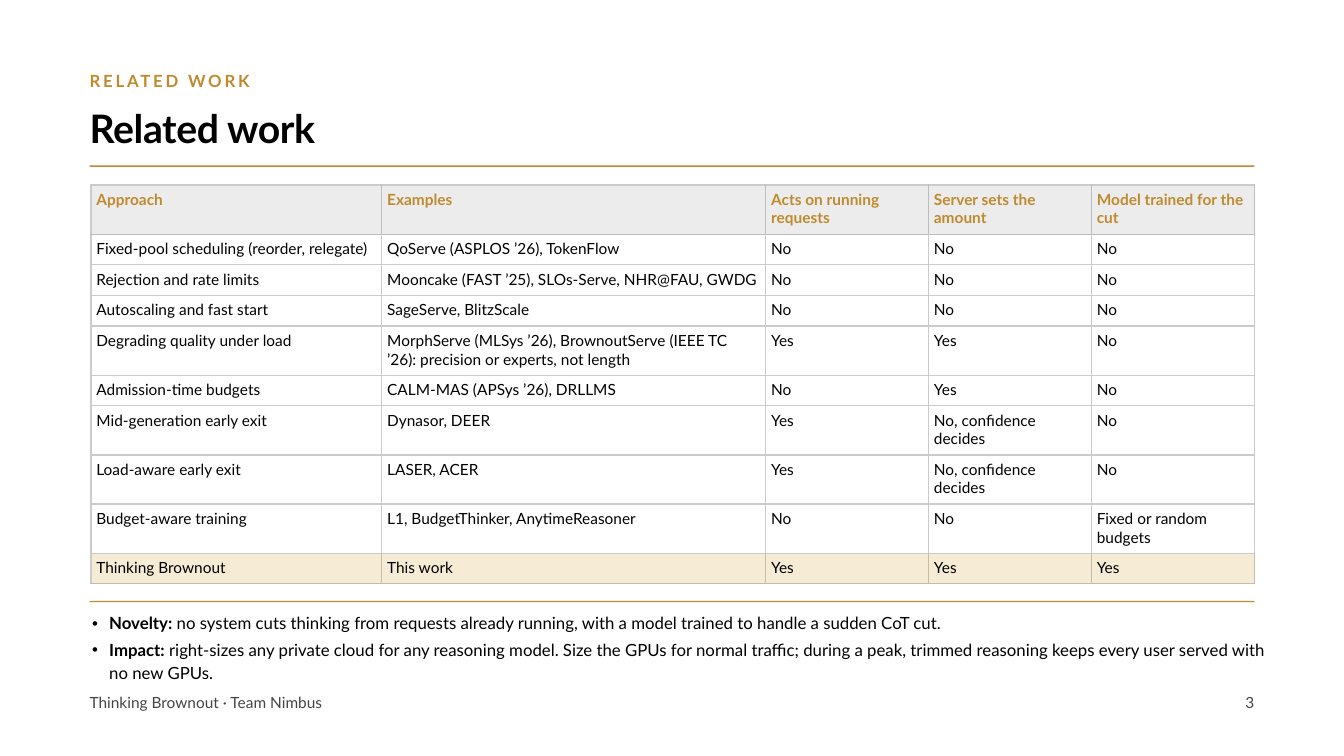
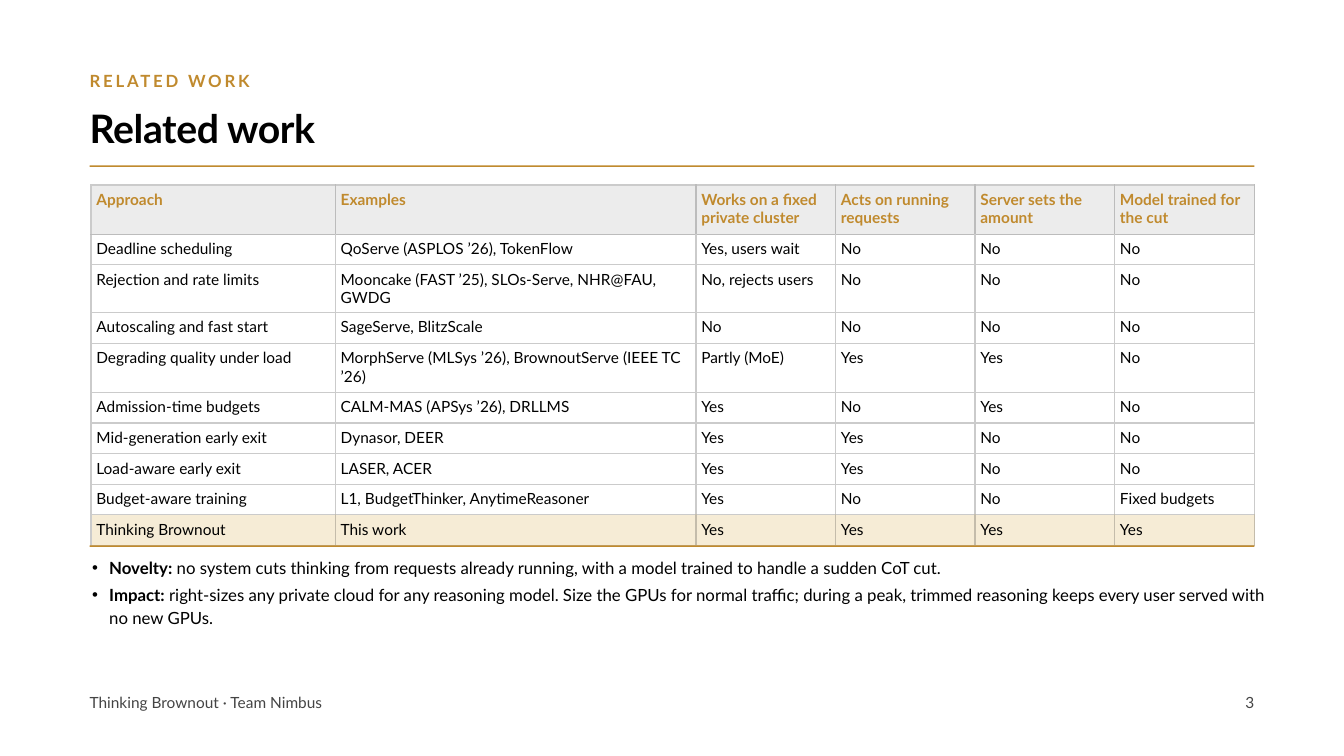
Before and after one commit to pyangyu/team1_nimbus_copy, a slide deck: slide 3 of Symposium Slides.pptx. Drawn at 1344x756 pixels with LibreOffice and Linux fonts; fonts in the diff are those of the drawing. Boxes give left, top, right and bottom in pixels: in the first picture for what was removed or moved away, otherwise in the second. Text is boxed around its words. In the diff, an @@ line names an element or a change of style, - is before the commit and + after.

Commit message:
Symposium Slides: related work with private-cluster column, alternative related-work slide

```diff
--- a/Symposium Slides.pptx
+++ b/Symposium Slides.pptx
@@ table at (91, 186, 1256, 542) @@
-column 1: Approach | Fixed-pool scheduling (reorder, relegate) | Rejection and rate limits | Autoscaling and fast start | Degrading quality under load | Admission-time budgets | Mid-generation early exit | Load-aware early exit | Budget-aware training | Thinking Brownout
-column 2: Examples | QoServe (ASPLOS ’26), TokenFlow | Mooncake (FAST ’25), SLOs-Serve, NHR@FAU, GWDG | SageServe, BlitzScale | MorphServe (MLSys ’26), BrownoutServe (IEEE TC ’26): precision or experts, not length | CALM-MAS (APSys ’26), DRLLMS | Dynasor, DEER | LASER, ACER | L1, BudgetThinker, AnytimeReasoner | This work
+column 1: Approach | Deadline scheduling | Rejection and rate limits | Autoscaling and fast start | Degrading quality under load | Admission-time budgets | Mid-generation early exit | Load-aware early exit | Budget-aware training | Thinking Brownout
+column 2: Examples | QoServe (ASPLOS ’26), TokenFlow | Mooncake (FAST ’25), SLOs-Serve, NHR@FAU, GWDG | SageServe, BlitzScale | MorphServe (MLSys ’26), BrownoutServe (IEEE TC ’26) | CALM-MAS (APSys ’26), DRLLMS | Dynasor, DEER | LASER, ACER | L1, BudgetThinker, AnytimeReasoner | This work
+column 3: Works on a fixed private cluster | Yes, users wait | No, rejects users | No | Partly (MoE) | Yes | Yes | Yes | Yes | Yes
-column 5, row 7: No, confidence decides
+column 5, row 7: No
-column 5, row 8: No, confidence decides
+column 5, row 8: No
-column 6, row 9: Fixed or random budgets
+column 6, row 9: Fixed budgets
@@ line moved from (90, 602) - (1254, 602) to (90, 546) - (1254, 546) @@
@@ text "Novelty: no system cuts thinking ...": place and size @@
-text "Novelty: no system cuts thinking ..." at (109, 616, 1265, 679)
+text "Novelty: no system cuts thinking ..." at (109, 561, 1265, 624)
```
Also in this commit, not shown: 10 other slides changed, 1 slide added.
